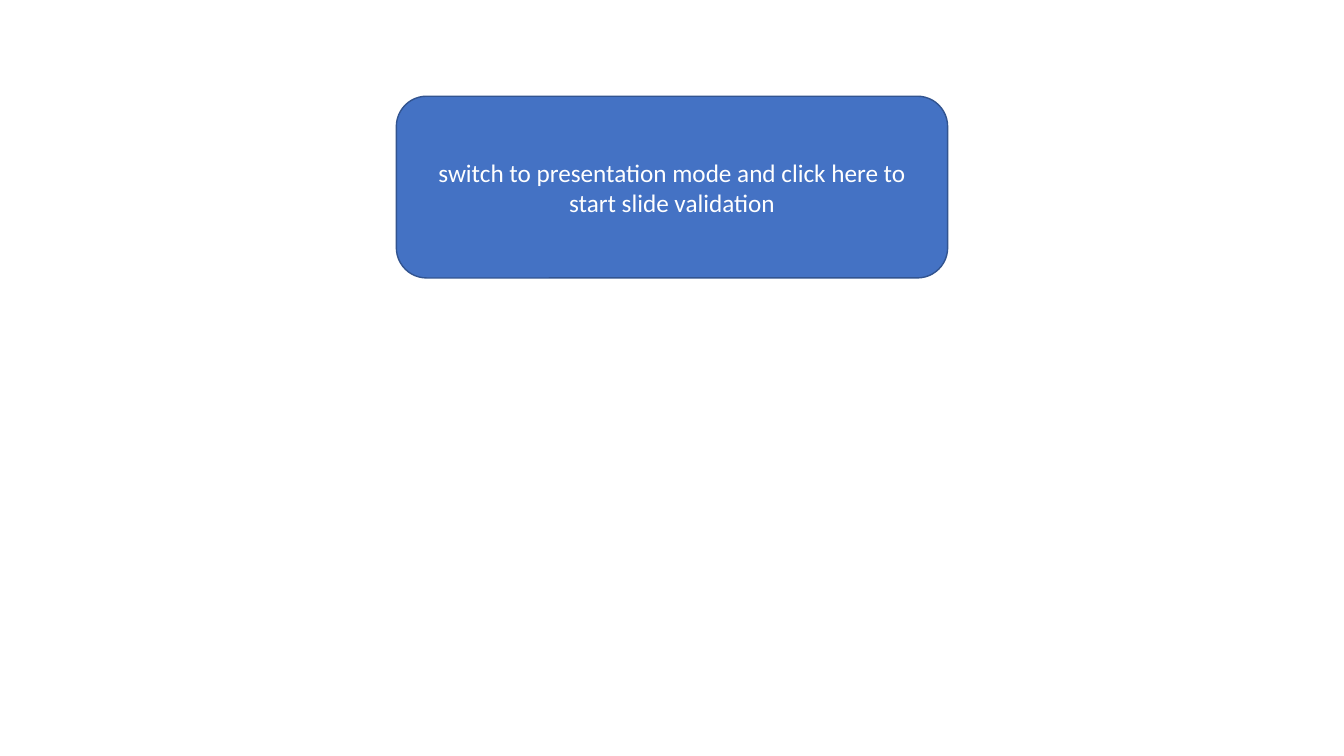
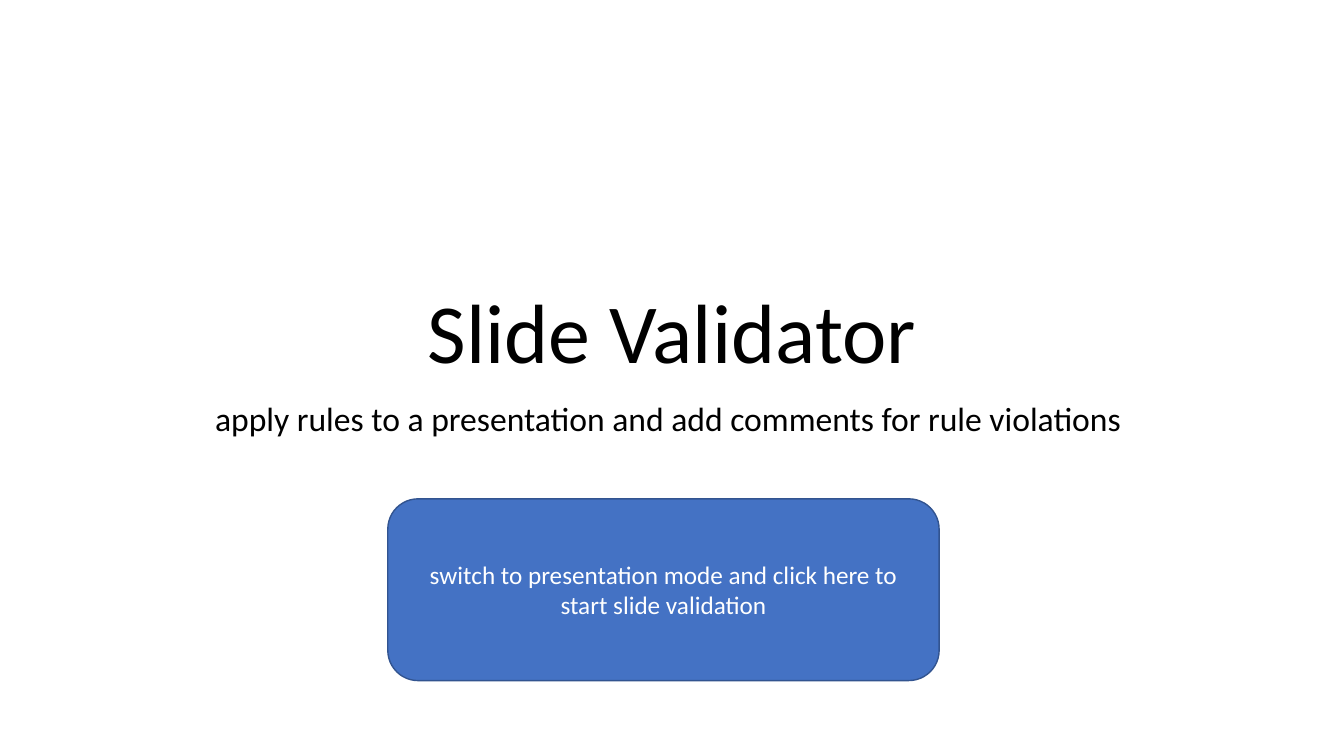
Before and after one commit to mckryton/slide_validator, a slide deck: slide 1 of SlideValidator.pptm. Drawn at 1344x756 pixels with LibreOffice and Linux fonts; fonts in the diff are those of the drawing. Boxes give left, top, right and bottom in pixels: in the first picture for what was removed or moved away, otherwise in the second. Text is boxed around its words. In the diff, an @@ line names an element or a change of style, - is before the commit and + after.

```diff
--- a/SlideValidator.pptm
+++ b/SlideValidator.pptm
@@ title added at bbox=[428, 304, 916, 364], 60 pt, text #000000 @@
+Slide Validator
@@ subtitle added at bbox=[215, 407, 1120, 437], 24 pt, text #000000 @@
+apply rules to a presentation and add comments for rule violations
@@ rounded rectangle "switch to presentation mode and ...": place and size @@
-rounded rectangle "switch to presentation mode and ..." at bbox=[396, 96, 948, 277]
+rounded rectangle "switch to presentation mode and ..." at bbox=[388, 499, 940, 681]
```
Also in this commit, not shown: 1 other slide changed, 9 other files.
